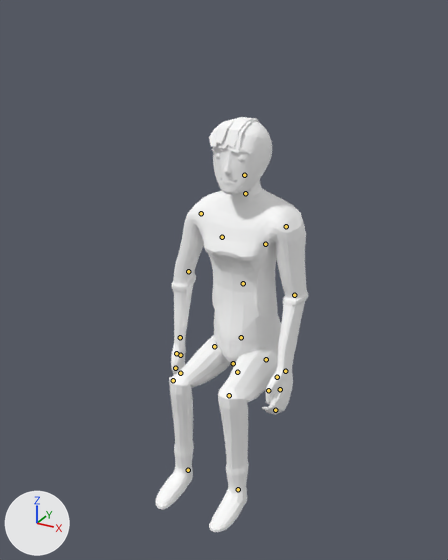
An edit to the glTF model frontend/assets/models3d/packs/quaternius-fbx/smooth_female_alternative.glb, drawn before and after from the same camera.
One viewpoint serves both versions: a camera (50 mm lens) standing at (1.061, -1.816, 1.892) and looking at (-0.005, 0.122, 0.924). Lighting does not change. The marker at lower left points along +X, +Y and +Z. The picture after the commit comes second. Both versions are drawn at frame 0 of the action 'idle'; the numbers are the values there. The bones that change, and the others that lie on the model, are drawn over the model as lines.

In view in the first picture: 'Female'.
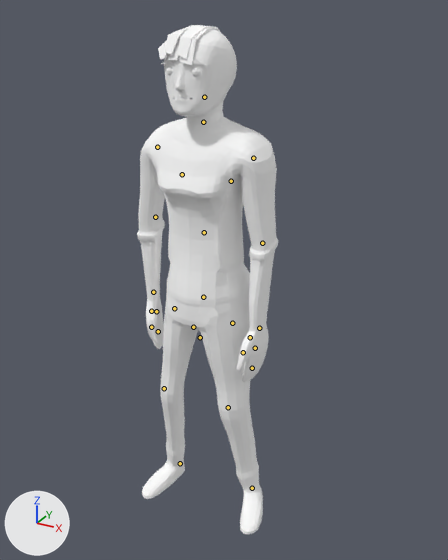
The change in detail:
Bone 'FootR' (bone_footr) moves from (0.0, 0.0, 0.0) to (0.136, -0.047, -0.002).
Bone 'FootR' (bone_footr) turns from (0, 0, 0) to (0, 0, -9) degrees about its own x, y and z.
Bone 'Body' (bone_body) moves from (-0.005, -0.855, -0.703) to (0.001, -0.051, 0.08).
Bone 'Body' (bone_body) turns from (-1, 2, 0) to (0, 0, 0) degrees about its own x, y and z.
Bone 'Neck' (bone_neck) turns from (0, 0, 0) to (-15, 0, 0) degrees about its own x, y and z.
Bone 'Head' (bone_head) turns from (-13, 0, 0) to (3, 0, 0) degrees about its own x, y and z.
Bone 'ShoulderL' (bone_shoulderl) moves from (0.0, 0.0, 0.0) to (0.006, -0.006, -0.059).
Bone 'UpperArmL' (bone_upperarml) turns from (-79, 5, -15) to (-81, 1, -9) degrees about its own x, y and z.
Bone 'LowerArmL' (bone_lowerarml) turns from (2, -9, -31) to (-7, -6, -9) degrees about its own x, y and z.
Bone 'Thumb1L' (bone_thumb1l) turns from (-7, -16, -29) to (0, 0, 0) degrees about its own x, y and z.
Bone 'Thumb2L' (bone_thumb2l) turns from (9, -6, 18) to (0, 0, 0) degrees about its own x, y and z.
Bone 'FingersL' (bone_fingersl) turns from (-70, -1, -11) to (0, 0, 0) degrees about its own x, y and z.
Bone 'ShoulderR' (bone_shoulderr) moves from (0.0, 0.0, 0.0) to (-0.006, -0.006, -0.059).
Bone 'UpperArmR' (bone_upperarmr) turns from (-72, 5, 3) to (-77, -2, 9) degrees about its own x, y and z.
Bone 'LowerArmR' (bone_lowerarmr) turns from (-16, 0, 2) to (-12, 0, 2) degrees about its own x, y and z.
Bone 'FingersR' (bone_fingersr) turns from (-63, 1, 5) to (0, 0, 0) degrees about its own x, y and z.
Bone 'Thumb2R' (bone_thumb2r) turns from (-28, 4, 8) to (0, 0, 0) degrees about its own x, y and z.
Bone 'UpperLegR' (bone_upperlegr) turns from (-83, 2, 0) to (-3, -2, 3) degrees about its own x, y and z.
Bone 'LowerLegR' (bone_lowerlegr) turns from (84, 0, 0) to (11, 0, 0) degrees about its own x, y and z.
Bone 'UpperLegL' (bone_upperlegl) turns from (-83, 2, 0) to (-2, 3, -3) degrees about its own x, y and z.
Bone 'LowerLegL' (bone_lowerlegl) turns from (84, 0, 0) to (10, 0, 0) degrees about its own x, y and z.
Bone 'FootL' (bone_footl) moves from (0.0, 0.0, 0.0) to (-0.118, -0.092, -0.003).
Bone 'FootL' (bone_footl) turns from (0, 0, 0) to (0, -1, 20) degrees about its own x, y and z.

Changed parts and their boxes [x1, y1, x2, y2] in the pictures (448 x 560 px):
'Female', posed (7% narrower, 23% taller): before [156, 117, 308, 532]; after [137, 25, 278, 534]
bone 'FootR', root to tip: before (188, 470) to (188, 470); after (180, 463) to (179, 464)
bone 'Body', root to tip: before (233, 363) to (233, 363); after (193, 327) to (193, 327)
bone 'Neck', root to tip: before (245, 193) to (245, 193); after (203, 122) to (203, 121)
bone 'Head', root to tip: before (244, 175) to (244, 174); after (204, 97) to (204, 97)
bone 'ShoulderL', root to tip: before (265, 244) to (265, 244); after (231, 181) to (231, 180)
bone 'UpperArmL', root to tip: before (286, 226) to (286, 227); after (253, 158) to (254, 159)
bone 'LowerArmL', root to tip: before (294, 295) to (294, 295); after (262, 243) to (262, 244)
bone 'Thumb1L', root to tip: before (277, 377) to (276, 377); after (250, 337) to (250, 338)
bone 'Thumb2L', root to tip: before (268, 390) to (268, 390); after (243, 352) to (242, 352)
bone 'FingersL', root to tip: before (275, 410) to (275, 410); after (252, 368) to (252, 368)
bone 'ShoulderR', root to tip: before (222, 237) to (221, 236); after (182, 174) to (182, 174)
bone 'UpperArmR', root to tip: before (201, 213) to (201, 214); after (157, 147) to (157, 147)
bone 'LowerArmR', root to tip: before (188, 271) to (188, 272); after (155, 217) to (155, 218)
bone 'FingersR', root to tip: before (180, 373) to (180, 373); after (158, 331) to (158, 331)
bone 'Thumb2R', root to tip: before (175, 368) to (175, 368); after (151, 327) to (151, 327)
bone 'UpperLegR', root to tip: before (214, 346) to (214, 346); after (174, 308) to (174, 309)
bone 'LowerLegR', root to tip: before (173, 380) to (173, 381); after (164, 388) to (164, 389)
bone 'UpperLegL', root to tip: before (266, 359) to (265, 360); after (232, 323) to (232, 323)
bone 'LowerLegL', root to tip: before (229, 395) to (229, 396); after (228, 407) to (228, 408)
bone 'FootL', root to tip: before (238, 489) to (238, 489); after (252, 488) to (252, 488)
